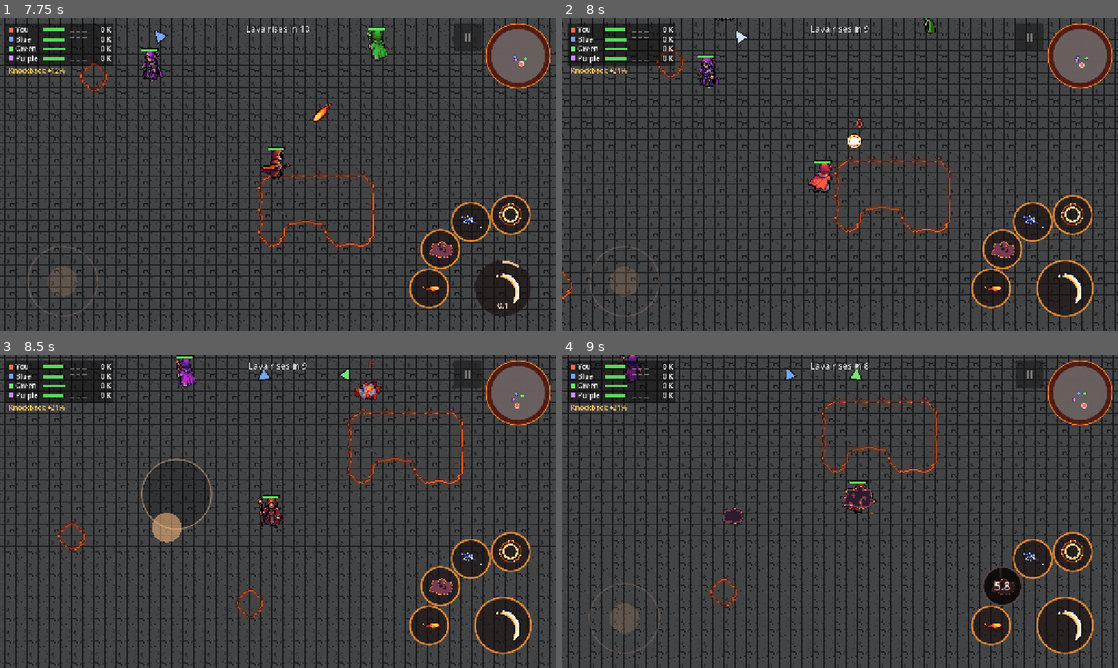
Above: before the commit, frames 1-4 (two rows, left to right).
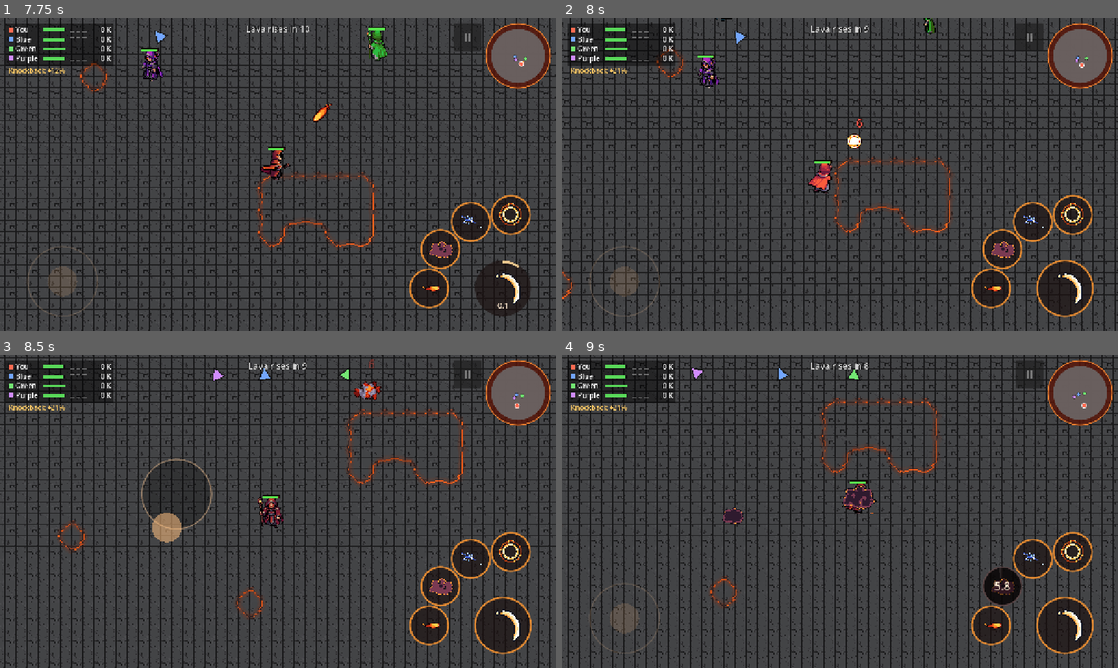
Above: after the commit, the same moments.

Repository: MariosToump/warlocks_on_android
Game: Godot game, scene res://scenes/game.tscn
Two runs of this game, one before a commit and one after it. Both use one fixed random seed, a clock stepped at 60 frames per second and the inputs below.
Inputs (mouse positions are in pixels of both pictures, inside the frame that each line leads up to):
- Up to frame 1 (7.75 s): click "Play" at 0.5 s; tap Enter at 1.25 s; move the mouse to (400, 158) at 1.27 s; hold D (move_right) 1.28-2 s; hold A (attack) 1.28-2 s; click (400, 158) at 1.42 s; click "II" at 2 s; click "Restart match" at 2.75 s; tap Space at 3.5 s; drag from (166, 190) to (250, 237) at 3.52 s; move the mouse to (333, 105) at 4.27 s; hold D (move_right) 4.28-5 s; hold A (attack) 4.28-5 s; tap Down (cam_down) at 4.35 s; drag from (250, 237) to (111, 127) at 5.02 s; move the mouse to (444, 221) at 5.77 s; hold S (move_down) 5.78-6.5 s; hold A (attack) 5.78-6.5 s; tap Right (cam_right) at 5.85 s; drag from (111, 127) to (194, 96) at 6.52 s; move the mouse to (305, 174) at 7.27 s; hold S (move_down) from 7.28 s (still down); hold A (attack) from 7.28 s (still down); click (305, 174) at 7.42 s
- Up to frame 2 (8 s): keep holding S (move_down); keep holding A (attack)
- Up to frame 3 (8.5 s): release S (move_down) at 8 s; release A (attack) at 8 s; drag from (194, 433) to (166, 527) at 8.02 s
- Up to frame 4 (9 s): move the mouse to (962, 495) at 8.77 s; hold W (move_up) from 8.78 s (still down); hold A (attack) from 8.78 s (still down); tap Down (cam_down) at 8.85 s

Frame 1 is identical in both runs. In frame 2, less than 0.1% of the frame differs, in the area x 27-93%, y 0-13%; in frame 3, 0.3%; in frame 4, 0.4%, in the area x 10-95%, y 0-15%.

Commit message:
Ghost mode: dead players float on as a ghost and can haunt
After dying in a fight the player becomes a pale glowing ghost until the
round ends: joystick moves it (over lava too), nothing can hit it, bots
ignore it, the camera follows it. The attack button becomes Haunt: a small
shove to wizards within 60 px, no damage, no kill credit, 4 s cooldown;
spell buttons are hidden meanwhile. Removed at round end and on Quit/Restart.
Brawler: fireball weight back to 0.5 so it closes in (test_ai stable).
tools/test_ghost.gd added; test_rounds expects the ghost camera.

Co-Authored-By: Claude Opus 5.5 <noreply@anthropic.com>

Diff:
--- a/ai/personalities/brawler.tres
+++ b/ai/personalities/brawler.tres
@@ -7,4 +7,4 @@
 personality_name = "Brawler"
 preferred_distance = 50.0
 retreat_bias = 0.1
-weights = {"homing": 0.8, "blink_in": 1.4, "dodge": 1.0, "fireball": 0.7, "lightning": 1.4, "recover": 1.0, "reposition": 1.0, "shield": 1.4, "staff": 1.6}
+weights = {"homing": 0.8, "blink_in": 1.4, "dodge": 1.0, "fireball": 0.5, "lightning": 1.4, "recover": 1.0, "reposition": 1.0, "shield": 1.4, "staff": 1.6}
--- a/scripts/game.gd
+++ b/scripts/game.gd
@@ -91,6 +91,8 @@
 var round_winner: Wizard = null
 ## True for the round that started without a shop (the player had no gold).
 var shop_skipped := false
+## The dead player's ghost during a fight (null otherwise).
+var ghost: Ghost
 var match_winner: Wizard = null
 
 var _lava_label: Label
@@ -348,6 +350,7 @@
 	state = State.ROUND_OVER
 	state_left = round_over_time
 	round_winner = winner
+	_remove_ghost()
 	if winner:
 		wins[winner] += 1
 		winner.match_wins = wins[winner]
@@ -405,6 +408,7 @@
 
 ## Projectiles, bolts and effects left over from the last round.
 func _clear_effects() -> void:
+	_remove_ghost()
 	for n in wizards.get_children():
 		if not n is Wizard:
 			n.queue_free()
@@ -447,26 +451,30 @@
 				close_shop()
 
 
-## Once the player is out, watch whoever killed them (or anyone alive).
+## Once the player is out (after `spectate_delay`), they float on as a ghost
+## until the round ends; the camera follows the ghost.
 func _update_spectate(delta: float) -> void:
-	if player.alive:
+	if player.alive or ghost != null:
 		return
 	_player_dead_for += delta
 	if _player_dead_for < spectate_delay:
 		return
-	var cam := arena.camera
-	var watching := cam.target as Wizard
-	if watching != null and watching != player and watching.alive:
-		return
-	var pick: Wizard = null
-	if is_instance_valid(player.last_attacker) and player.last_attacker.alive:
-		pick = player.last_attacker
-	else:
-		var living := alive_wizards()
-		if not living.is_empty():
-			pick = living[0]
-	if pick:
-		cam.target = pick
+	ghost = Ghost.new()
+	ghost.name = "Ghost"
+	wizards.add_child(ghost)
+	ghost.setup(player)
+	touch.ghost = ghost
+	arena.camera.target = ghost
+
+
+func _remove_ghost() -> void:
+	if ghost == null:
+		return
+	if arena.camera.target == ghost:
+		arena.camera.target = round_winner if round_winner else player
+	touch.ghost = null
+	ghost.queue_free()
+	ghost = null
 
 
 func _on_wizard_died(w: Wizard) -> void:
--- /dev/null
+++ b/scripts/ghost.gd
@@ -0,0 +1,101 @@
+class_name Ghost
+extends Node2D
+## The player after dying in a fight, until the round ends: a pale, see-through
+## copy of their wizard that floats around (over lava too) with the same
+## joystick. Nothing can hit it and bots don't see it (not in "wizards").
+## Haunt (the attack button): a small shove to living wizards close by, with
+## no damage and no kill credit, every HAUNT_COOLDOWN seconds.
+
+const SPEED := 200.0
+const HAUNT_RADIUS := 60.0
+const HAUNT_PUSH := 220.0
+const HAUNT_COOLDOWN := 4.0
+const TINT := Color(0.45, 0.65, 1.0, 0.75) ## added on top (glows pale blue)
+
+var source: Wizard ## the dead player (its move_dir steers the ghost)
+var haunt_left := 0.0
+var _t := 0.0
+var _facing := "south"
+var _ring := 0.0 ## haunt ring animation, 1 -> 0
+
+var sprite: AnimatedSprite2D
+
+
+func setup(from: Wizard) -> void:
+	source = from
+	global_position = from.global_position
+	sprite = AnimatedSprite2D.new()
+	sprite.sprite_frames = from.sprite.sprite_frames
+	var glow := CanvasItemMaterial.new()
+	glow.blend_mode = CanvasItemMaterial.BLEND_MODE_ADD
+	sprite.material = glow
+	sprite.offset = from.sprite.offset
+	sprite.centered = from.sprite.centered
+	sprite.self_modulate = TINT
+	add_child(sprite)
+	z_index = 5
+	_play("idle")
+
+
+func _physics_process(delta: float) -> void:
+	_t += delta
+	haunt_left = maxf(haunt_left - delta, 0.0)
+	_ring = maxf(_ring - delta * 3.0, 0.0)
+	var dir := source.move_dir.limit_length(1.0) if source else Vector2.ZERO
+	global_position += dir * SPEED * delta
+	if source and source.arena:
+		var b := source.arena.get_bounds().grow(-8.0)
+		global_position = global_position.clamp(b.position, b.end)
+	if dir.length() > 0.1:
+		_facing = Wizard.dir_name(dir)
+		_play("walk")
+	else:
+		_play("idle")
+	sprite.position.y = -4.0 + sin(_t * 3.0) * 2.0 # gentle float
+	queue_redraw()
+
+
+## Shove every living wizard within reach. False while cooling down.
+func haunt() -> bool:
+	if haunt_left > 0.0:
+		return false
+	haunt_left = HAUNT_COOLDOWN
+	_ring = 1.0
+	for n in get_tree().get_nodes_in_group("wizards"):
+		var w := n as Wizard
+		if not w.alive:
+			continue
+		var off := w.global_position - global_position
+		if off.length() <= HAUNT_RADIUS:
+			var dir := off.normalized() if off.length() > 1.0 else Vector2.RIGHT
+			w.apply_knockback(dir * HAUNT_PUSH)
+	Sfx.play_at("blink", global_position, -6.0)
+	return true
+
+
+func cooldown_ratio() -> float:
+	return haunt_left / HAUNT_COOLDOWN
+
+
+func _play(kind: String) -> void:
+	var frames := sprite.sprite_frames
+	if frames == null:
+		return
+	var dir: String = Wizard.MIRROR.get(_facing, _facing)
+	sprite.flip_h = Wizard.MIRROR.has(_facing)
+	var anim := "%s_%s" % [kind, dir]
+	if not frames.has_animation(anim):
+		anim = "idle_%s" % dir
+	if not frames.has_animation(anim):
+		return
+	if sprite.animation != anim or not sprite.is_playing():
+		sprite.play(anim)
+
+
+func _draw() -> void:
+	var font := ThemeDB.fallback_font
+	draw_string(font, Vector2(-30, -46 + sin(_t * 3.0) * 2.0), "GHOST", HORIZONTAL_ALIGNMENT_CENTER, 60, 10,
+			Color(0.75, 0.9, 1.0, 0.8))
+	if _ring > 0.0:
+		draw_arc(Vector2.ZERO, HAUNT_RADIUS * (1.0 - _ring * 0.6), 0, TAU, 32,
+				Color(0.7, 0.9, 1.0, _ring * 0.7), 2.0)
--- a/scripts/touch_controls.gd
+++ b/scripts/touch_controls.gd
@@ -45,6 +45,8 @@
 var locked := false
 ## Touchpad movement instead of the joystick (GameSettings.move_mode).
 var touchpad := false
+## While the player is a ghost: the attack button haunts, spells are hidden.
+var ghost: Ghost
 
 var _stick_index := -1
 var _stick_origin := Vector2.ZERO
@@ -133,6 +135,10 @@
 	var slot := _button_at(pos)
 	if slot != "":
 		get_viewport().set_input_as_handled()
+		if ghost != null:
+			if slot == "A" and ghost.haunt():
+				_flash["A"] = 0.15
+			return
 		if slot == "A":
 			if _attack_index < 0:
 				_attack_index = index
@@ -314,7 +320,7 @@
 
 func _button_at(pos: Vector2) -> String:
 	for slot in LAYOUT:
-		if wizard.get_spell(slot) and pos.distance_to(_button_center(slot)) <= LAYOUT[slot].r + 12.0:
+		if _shown(slot) and pos.distance_to(_button_center(slot)) <= LAYOUT[slot].r + 12.0:
 			return slot
 	return ""
 
@@ -338,7 +344,7 @@
 	var font := ThemeDB.fallback_font
 	for slot in LAYOUT:
 		var spell := wizard.get_spell(slot)
-		if spell == null:
+		if not _shown(slot):
 			continue
 		var c := _button_center(slot)
 		var r: float = LAYOUT[slot].r
@@ -350,6 +356,13 @@
 			var k := box / maxf(s.x, s.y)
 			draw_texture_rect(spell.icon, Rect2(c - s * k / 2.0, s * k), false, spell.icon_tint)
 		var cd := spell.cooldown_ratio()
+		if ghost != null:
+			cd = ghost.cooldown_ratio()
+			if cd > 0.0:
+				_draw_pie(c, r, cd, Color(0, 0, 0, 0.6))
+			draw_arc(c, r, 0, TAU, 48, Color(0.7, 0.9, 1.0, 0.9 if cd == 0.0 else 0.4), 4.0, true)
+			draw_string(font, c + Vector2(-r, r * 0.72), "Haunt", HORIZONTAL_ALIGNMENT_CENTER, r * 2.0, 18, Color(0.85, 0.95, 1.0))
+			continue
 		if cd > 0.0 and slot == "A":
 			# Attack: quick, so a thin ring that runs down plus a small timer.
 			draw_arc(c, r - 3.0, -PI / 2.0, -PI / 2.0 + TAU * cd, 48, Color(1, 0.85, 0.6, 0.9), 5.0, true)
@@ -369,6 +382,11 @@
 
 
 ## Cooldown shade: a pie slice covering `ratio` of the button, clockwise from top.
+## Drawn and touchable: owned spells; only the attack (haunt) for a ghost.
+func _shown(slot: String) -> bool:
+	return wizard.get_spell(slot) != null and (ghost == null or slot == "A")
+
+
 func _draw_pie(c: Vector2, r: float, ratio: float, col: Color) -> void:
 	ratio = minf(ratio, 1.0)
 	if ratio < 0.01:
--- /dev/null
+++ b/tools/test_ghost.gd
@@ -0,0 +1,136 @@
+extends SceneTree
+## Ghost mode (v0.9): the player dies mid-fight -> a ghost that floats with
+## the joystick, can't be hit, haunts (shoves, no damage, no kill credit),
+## and is gone at round end / on Quit to menu.
+##   godot --headless --path . -s tools/test_ghost.gd
+
+var game: Node
+var player: Wizard
+var blue: Wizard
+var green: Wizard
+var purple: Wizard
+var touch: TouchControls
+var failures := 0
+
+
+func _init() -> void:
+	game = load("res://scenes/game.tscn").instantiate()
+	game.bot_ai = false
+	game.apply_settings = false
+	game.title_screen = false
+	game.shrink_arena = false
+	game.countdown_time = 0.3
+	game.round_over_time = 0.3
+	game.shop_time = 0.02
+	game.spectate_delay = 0.3
+	root.add_child(game)
+	_run.call_deferred()
+
+
+func _run() -> void:
+	await _frames(3)
+	player = game.player
+	blue = game.get_node("Wizards/BotBlue")
+	green = game.get_node("Wizards/BotGreen")
+	purple = game.get_node("Wizards/BotPurple")
+	touch = game.touch
+	player.get_node("PlayerController").process_mode = Node.PROCESS_MODE_DISABLED
+	var c: Vector2 = game.arena.get_center()
+	await _seconds(0.5)
+	_check(game.state == game.State.FIGHT, "fight on")
+
+	print("dying makes a ghost")
+	player.take_damage(500.0, blue)
+	await _frames(2)
+	_check(game.ghost == null, "not straight away")
+	await _seconds(0.4)
+	var g: Ghost = game.ghost
+	_check(g != null and g.global_position.distance_to(player.global_position) < 2.0, "a ghost after the delay, where you fell")
+	_check(game.arena.camera.target == g, "camera follows the ghost")
+	_check(not g.is_in_group("wizards"), "bots can't see it")
+
+	print("floats with the joystick, over lava, unharmed")
+	var start := g.global_position
+	player.move_dir = Vector2.RIGHT
+	await _seconds(0.5)
+	_check(g.global_position.x - start.x > 80.0, "moves with move_dir (%.0f px)" % (g.global_position.x - start.x))
+	var e := c + Vector2(game.arena.platform_radius_tiles * game.arena.tile_size + 60.0, 0)
+	g.global_position = e
+	await _seconds(0.3)
+	_check(game.arena.is_lava_at(g.global_position) and is_instance_valid(g), "floats over lava")
+	player.move_dir = Vector2.ZERO
+
+	print("haunt")
+	for w in [blue, green, purple]:
+		w.knockback = Vector2.ZERO
+	green.global_position = c + Vector2(-600, 0)
+	purple.global_position = c + Vector2(0, 600)
+	blue.global_position = c
+	blue.last_attacker = null
+	g.global_position = c + Vector2(-40, 0)
+	await _frames(2)
+	var hp := blue.health
+	touch._touch_down(1, touch._button_center("A")) # (headless: no real touches)
+	touch._touch_up(1)
+	await _frames(1)
+	_check(blue.knockback.x > 100.0, "the attack button haunts: shoves a wizard close by (%.0f)" % blue.knockback.x)
+	_check(is_equal_approx(blue.health, hp) and blue.last_attacker == null, "no damage, no kill credit")
+	_check(green.knockback == Vector2.ZERO, "far wizards untouched")
+	blue.knockback = Vector2.ZERO
+	blue.global_position = c
+	g.global_position = c + Vector2(-40, 0)
+	_check(not g.haunt(), "cooldown")
+	_check(touch._button_at(touch._button_center("Q")) == "", "spell buttons hidden while a ghost")
+	_check(touch._button_at(touch._button_center("A")) == "A", "attack button stays (haunt)")
+
+	print("projectiles go through it")
+	var hits_before := player.health
+	blue.cast("Q", g.global_position)
+	await _seconds(0.5)
+	_check(is_instance_valid(g) and player.health == hits_before, "nothing can hit a ghost")
+
+	print("gone at round end")
+	green.take_damage(500.0, blue)
+	purple.take_damage(500.0, blue)
+	await _frames(3)
+	_check(game.state == game.State.ROUND_OVER, "round over")
+	_check(game.ghost == null and not is_instance_valid(g) or g.is_queued_for_deletion(), "ghost removed")
+	_check(game.arena.camera.target != null and is_instance_valid(game.arena.camera.target), "camera on someone real")
+	_check(touch._button_at(touch._button_center("Q")) == "Q", "spell buttons back")
+
+	print("gone on Quit to menu")
+	await _seconds(1.0) # shop skipped / next round
+	while game.state != game.State.FIGHT:
+		await _frames(1)
+	player.take_damage(500.0, blue)
+	await _seconds(0.5)
+	_check(game.ghost != null, "ghost again next round")
+	game.enter_title()
+	await _frames(2)
+	_check(game.ghost == null and touch.ghost == null, "Quit to menu removes it")
+
+	print("TEST %s (%d failures)" % ["PASSED" if failures == 0 else "FAILED", failures])
+	quit(1 if failures else 0)
+
+
+func _touch(i: int, pos: Vector2, down: bool) -> void:
+	var ev := InputEventScreenTouch.new()
+	ev.index = i
+	ev.position = pos
+	ev.pressed = down
+	root.push_input(ev)
+
+
+func _check(ok: bool, what: String) -> void:
+	print(("  ok   " if ok else "  FAIL ") + what)
+	if not ok:
+		failures += 1
+
+
+func _frames(n: int) -> void:
+	for i in n:
+		await physics_frame
+
+
+func _seconds(s: float) -> void:
+	await create_timer(s).timeout
--- a/tools/test_rounds.gd
+++ b/tools/test_rounds.gd
@@ -100,7 +100,7 @@
 	_check(game.state == game.State.FIGHT and game.round_number == 3, "round 3 fight")
 	player.take_damage(500, purple)
 	await _seconds(0.4)
-	_check(arena.camera.target == purple, "camera follows the player's killer")
+	_check(game.ghost != null and arena.camera.target == game.ghost, "camera follows the player's ghost")
 	blue.take_damage(500, purple)
 	green.take_damage(500, purple)
 	await _frames(2)
Not shown, added: scripts/ghost.gd.uid
Not shown, added: tools/playtest.gd.uid
Not shown, added: tools/test_ghost.gd.uid
